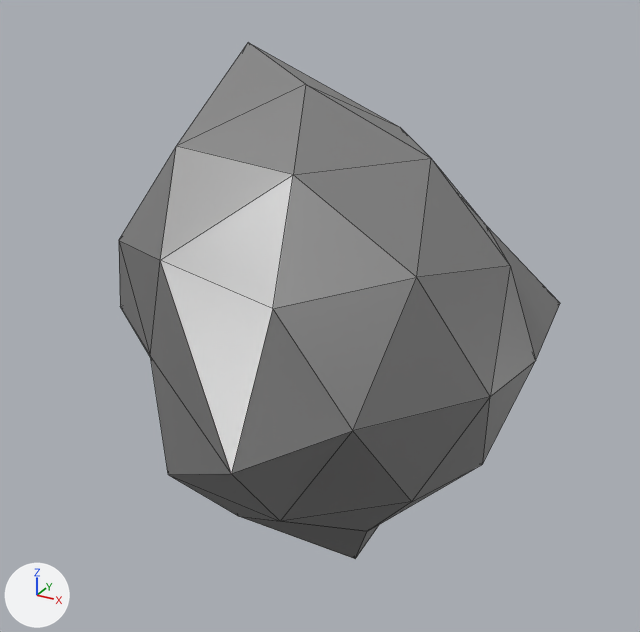
Before and after pictures for a commit that changed the glTF model PsycheProj/assets/3.glb.
The view is the same before and after, from a 50 mm lens placed at (0.631, -1.018, 0.565), pointed at (0.073, -0.003, 0.057). Arrows for +X, +Y and +Z are at lower left; the lights stay in place. Mesh edges are drawn as thin lines. Vertices at the same position are counted once.

The first picture shows 'Main'.
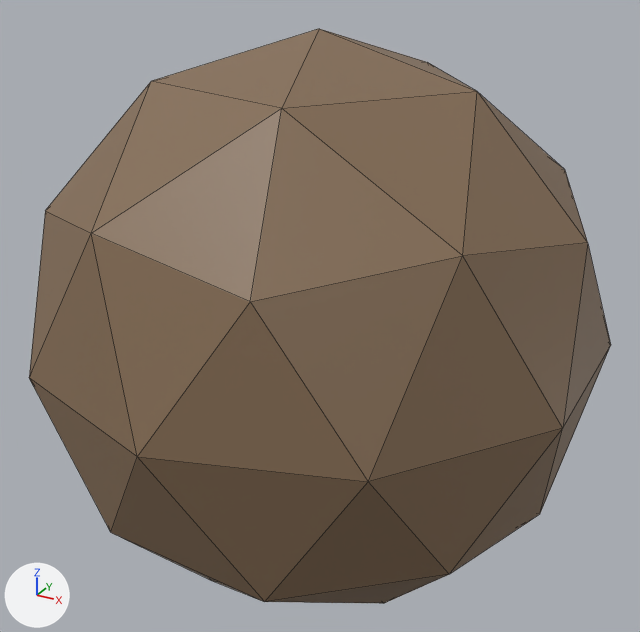
What differs and where, as boxes [x1, y1, x2, y2] in the pictures (640 x 632 px; the box of a moved part takes in the faces that stretch with it):
'Main', recoloured, surface changed, reshaped, rescaled (white to brown, 32% wider, 11% taller): before [119, 42, 560, 559]; after [29, 29, 611, 603]
part 1 of me_mainiconosphere, moved or reshaped: before [119, 42, 431, 521]; after [29, 29, 476, 602]
part 2 of me_mainiconosphere, moved or reshaped: before [435, 163, 560, 462]; after [479, 93, 611, 513]
part 3 of me_mainiconosphere, moved or reshaped (not visible afterwards): before [239, 516, 379, 559]

Edits to the bpy script that builds the scene:
```text
Change mat_material_005:
    mat_material_005.metallic: 0.595 -> 0.0
    mat_material_005.base_color: (0.307, 0.307, 0.307) -> (0.233, 0.151, 0.0875)  # grey #969696 -> brown #856c53
Change me_mainiconosphere:
    where me_mainiconosphere.from_pydata(...)  # 42 vertices, 80 faces; spans x -0.98..0.98, y -1.31..1.0, z -1.3..1.22
    used by ob_main; location = (0.073, -0.006, 0.049); scale = (0.3, 0.3, 0.3)
    me_mainiconosphere part 1
    me_mainiconosphere.vertices[3].co: (-0.98, 0.32, -0.66) -> (-0.89, 0.0, -0.45)
    me_mainiconosphere.vertices[11].co: (-0.06, 0.0, 1.1) -> (0.0, 0.0, 1.0)  # pixel (305, 84) -> pixel (319, 28)
    me_mainiconosphere.vertices[18].co: (-0.55, -0.4, -0.42) -> (-0.69, -0.5, -0.53)
    me_mainiconosphere.vertices[20].co: (-0.68, 0.42, -0.33) -> (-0.69, 0.5, -0.53)
    me_mainiconosphere.vertices[24].co: (0.39, -1.31, 0.04) -> (0.0, -1.0, 0.0)  # pixel (231, 473) -> pixel (137, 456)
    me_mainiconosphere.vertices[27].co: (-0.44, -0.7, 0.02) -> (-0.59, -0.81, 0.0)  # pixel (150, 355) -> pixel (29, 377)
    me_mainiconosphere.vertices[35].co: (-0.24, 0.71, 0.45) -> (-0.26, 0.81, 0.53)
    me_mainiconosphere.vertices[39].co: (-0.45, -0.42, 0.88) -> (-0.43, -0.31, 0.85)  # pixel (176, 146) -> pixel (151, 81)
    me_mainiconosphere.vertices[40].co: (-0.55, 0.3, 1.22) -> (-0.43, 0.31, 0.85)  # pixel (248, 42) -> not seen
    me_mainiconosphere part 2
    me_mainiconosphere.vertices[5].co: (0.47, 0.34, -0.33) -> (0.72, 0.53, -0.45)
    me_mainiconosphere.vertices[23].co: (0.98, 0.27, -0.08) -> (0.95, 0.31, 0.0)  # pixel (535, 360) -> pixel (610, 345)
    me_mainiconosphere.vertices[30].co: (0.94, 0.77, 0.01) -> (0.59, 0.81, 0.0)  # pixel (560, 303) -> not seen
    me_mainiconosphere.vertices[36].co: (0.66, 0.39, 0.47) -> (0.69, 0.5, 0.53)  # pixel (486, 225) -> pixel (565, 169)
    me_mainiconosphere part 3
    me_mainiconosphere.vertices[0].co: (0.22, -0.01, -1.3) -> (0.0, 0.0, -1.0)  # pixel (355, 558) -> not seen
Change ob_main:
    ob_main.scale: (0.3, 0.3, 0.3) -> (0.4, 0.4, 0.4)
```
